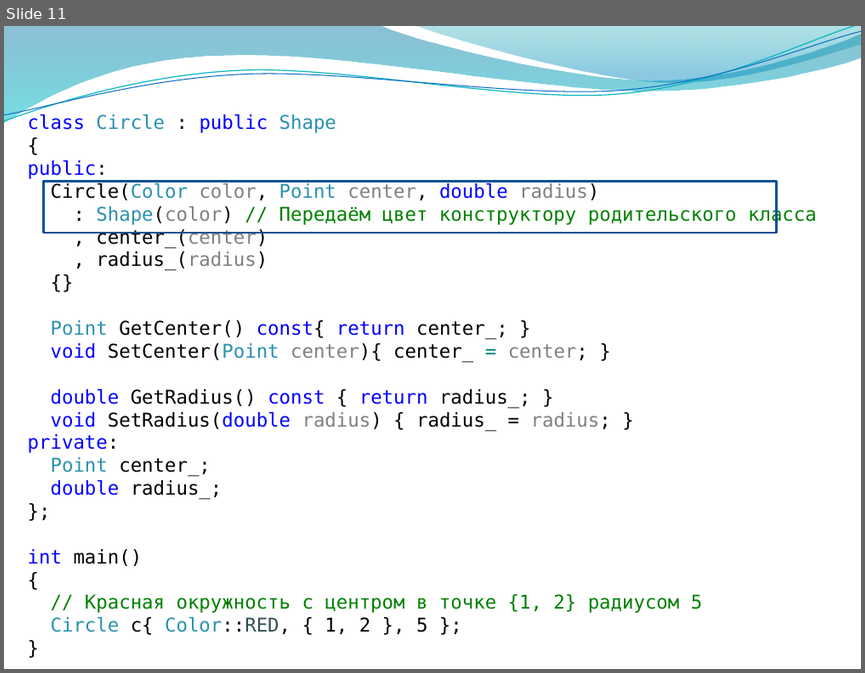
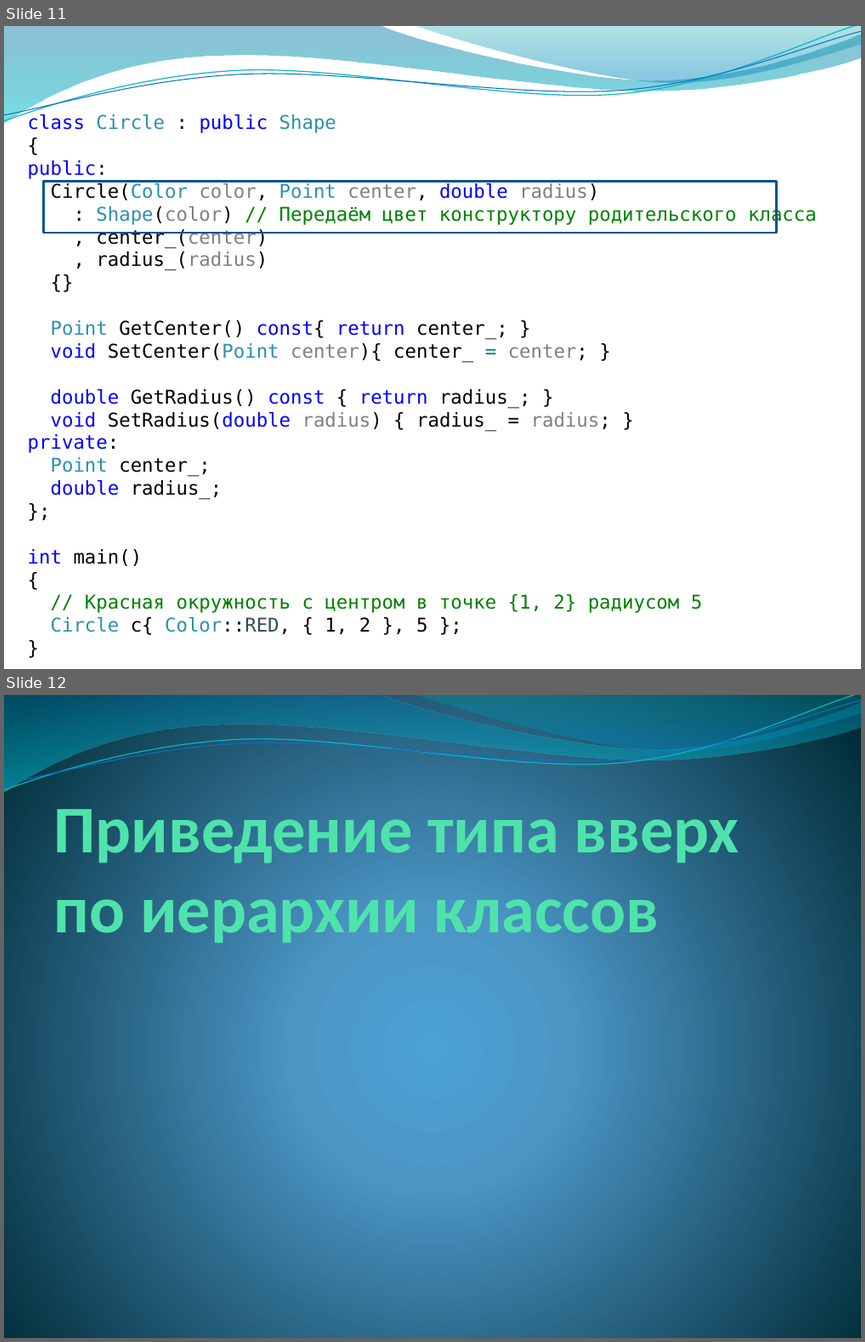
Before and after one commit to alexey-malov/oop, a slide deck: lectures/03/Наследование и полиморфизм.pptx. Shown one above the other, each under a label of ours: slide 11 before the commit, slides 11 and 12 after it. The pictures are 865x673 and 865x1342 pixels, drawn with LibreOffice and Linux fonts; fonts in the diff are those of the drawing; background and template pictures are left out. Boxes give left, top, right and bottom in pixels: in the first picture for what was removed or moved away, otherwise in the second. Text is boxed around its words. In the diff, an @@ line names an element or a change of style, - is before the commit and + after.

```diff
--- a/lectures/03/Наследование и полиморфизм.pptx
+++ b/lectures/03/Наследование и полиморфизм.pptx
@@ slide 12 added at [4,695,861,1338], background gradient #4AA0D6 to #4C98C7 to #002C38; not listed: 4 template elements that a slide beside it also shows @@
@@ title added at [53,797,739,942], 56 pt, text #50E3AC, bold @@
+Приведение типа вверх по иерархии классов
```
Also in this commit, not shown: 18 slides changed, 33 other slides added, 2 other files.
